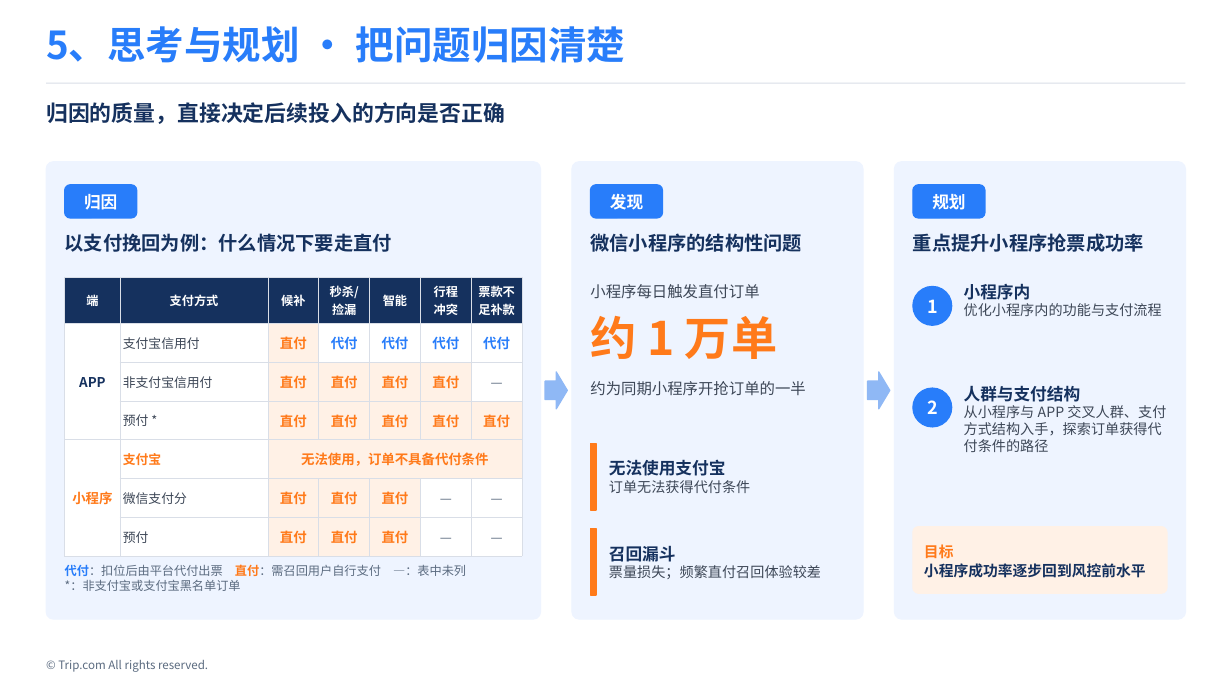
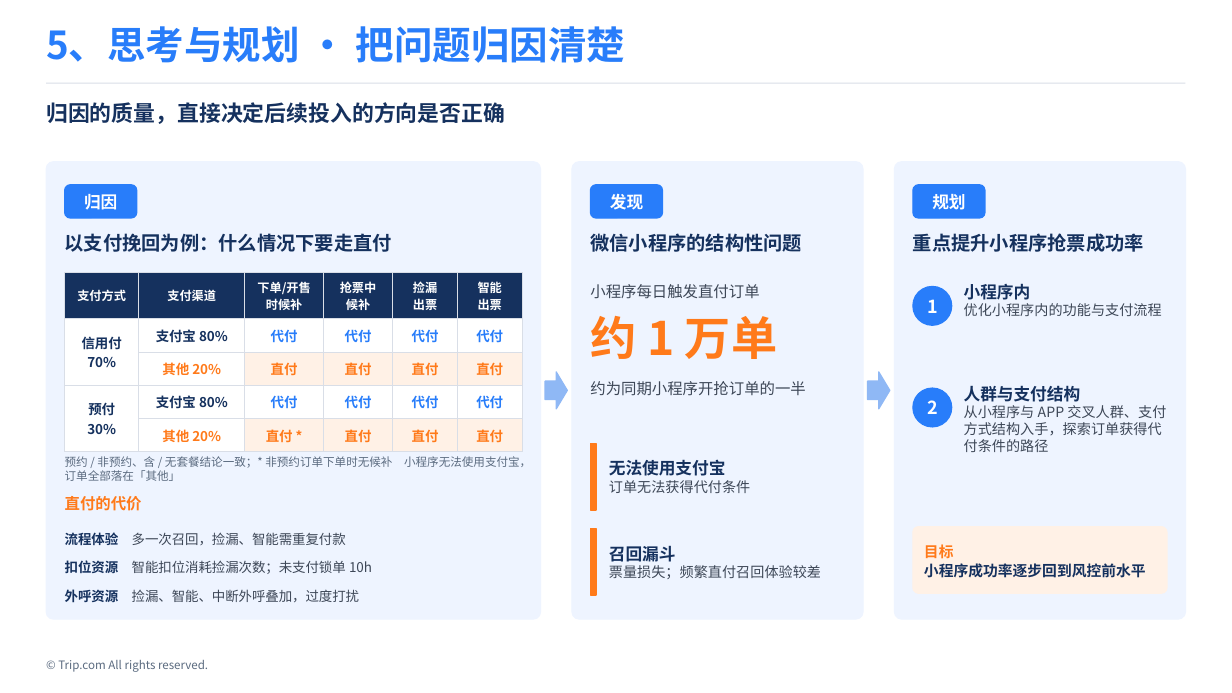
Before and after one commit to Wennie006/AI-myself, a slide deck: slide 2 of 体验与规划.pptx. Drawn at 1232x693 pixels with LibreOffice and Linux fonts; fonts in the diff are those of the drawing. Boxes give left, top, right and bottom in pixels: in the first picture for what was removed or moved away, otherwise in the second. Text is boxed around its words. In the diff, an @@ line names an element or a change of style, - is before the commit and + after.

```diff
--- a/体验与规划.pptx
+++ b/体验与规划.pptx
@@ table at [65, 273, 522, 447] @@
-端 | 支付方式 | 候补 | 秒杀/ / 捡漏 | 智能 | 行程 / 冲突 | 票款不 / 足补款
-APP | 支付宝信用付 | 直付 | 代付 | 代付 | 代付 | 代付
- | 非支付宝信用付 | 直付 | 直付 | 直付 | 直付 | —
- | 预付 * | 直付 | 直付 | 直付 | 直付 | 直付
-小程序 | 支付宝 | 无法使用，订单不具备代付条件 |  |  |  | 
- | 微信支付分 | 直付 | 直付 | 直付 | — | —
- | 预付 | 直付 | 直付 | 直付 | — | —
+支付方式 | 支付渠道 | 下单/开售 / 时候补 | 抢票中 / 候补 | 捡漏 / 出票 | 智能 / 出票
+信用付 / 70% | 支付宝 80% | 代付 | 代付 | 代付 | 代付
+ | 其他 20% | 直付 | 直付 | 直付 | 直付
+预付 / 30% | 支付宝 80% | 代付 | 代付 | 代付 | 代付
+ | 其他 20% | 直付 * | 直付 | 直付 | 直付
@@ table: place and size @@
-table at [65, 277, 522, 548]
+table at [65, 273, 522, 447]
@@ text added at [65, 456, 531, 481], 9 pt, text #5B6B80 @@
+预约 / 非预约、含 / 无套餐结论一致；* 非预约订单下单时无候补 小程序无法使用支付宝，订单全部落在「其他」
@@ text added at [65, 496, 142, 511], 12 pt, text #FF7A1A, bold @@
+直付的代价
@@ text added at [65, 532, 346, 545], 10.5 pt, text #3D4757 @@
+流程体验 多一次召回，捡漏、智能需重复付款
@@ text removed at [65, 564, 466, 591] @@
-代付：扣位后由平台代付出票 直付：需召回用户自行支付 —：表中未列
-*：非支付宝或支付宝黑名单订单
@@ text added at [65, 560, 372, 574], 10.5 pt, text #3D4757 @@
+扣位资源 智能扣位消耗捡漏次数；未支付锁单 10h
@@ text added at [65, 589, 359, 602], 10.5 pt, text #3D4757 @@
+外呼资源 捡漏、智能、中断外呼叠加，过度打扰
```
Also in this commit, not shown: 1 other file.
